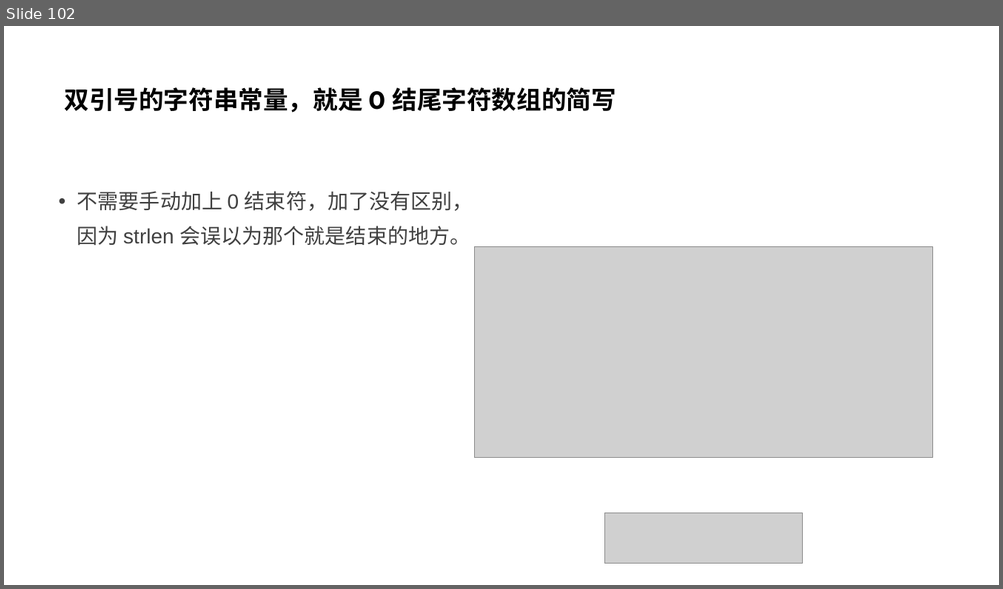
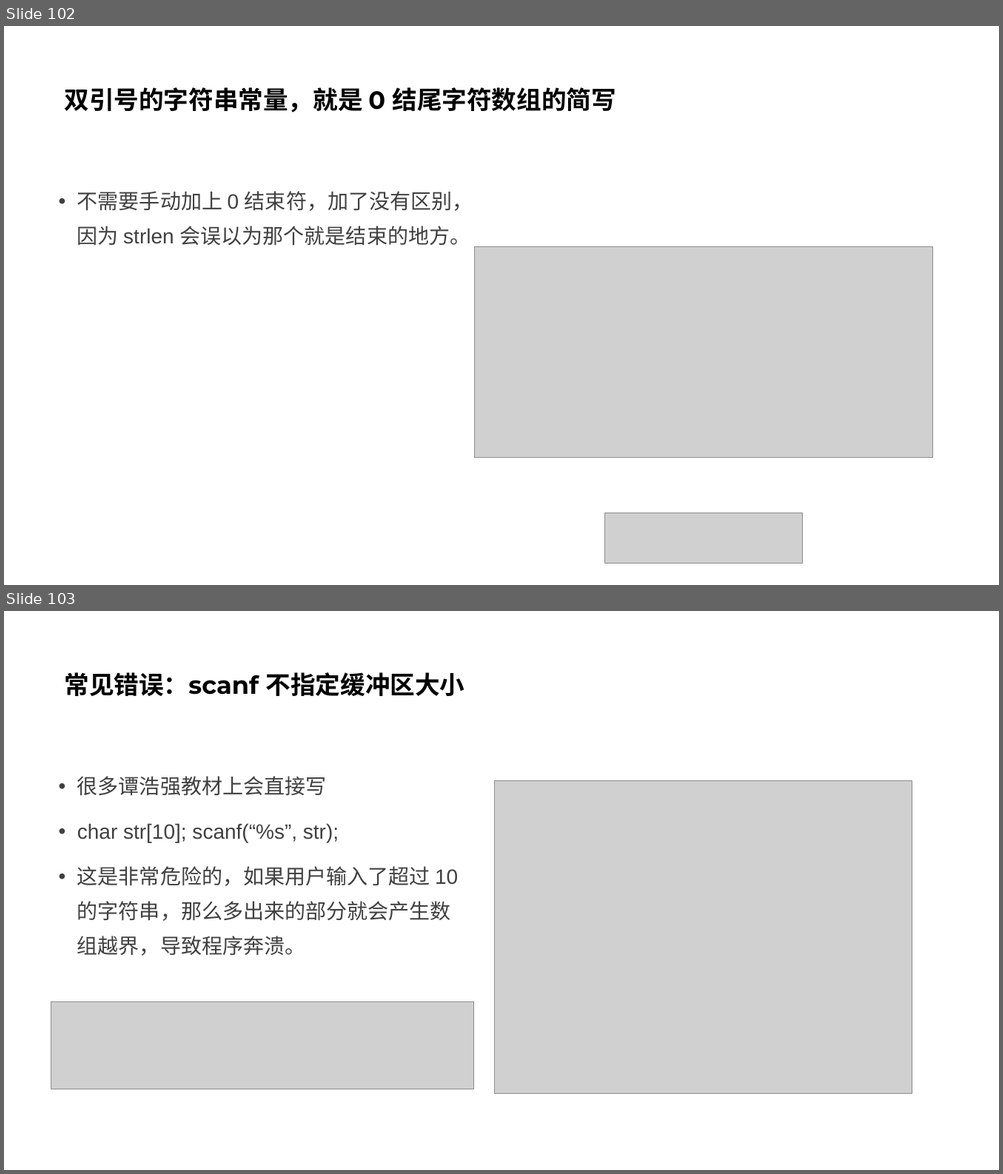
Before and after one commit to parallel101/course, a slide deck: 12/slides.pptx. Shown one above the other, each under a label of ours: slide 102 before the commit, slides 102 and 103 after it. The pictures are 1003x589 and 1003x1174 pixels, drawn with LibreOffice and Linux fonts; fonts in the diff are those of the drawing; grey boxes stand for pictures. Boxes give left, top, right and bottom in pixels: in the first picture for what was removed or moved away, otherwise in the second. Text is boxed around its words. In the diff, an @@ line names an element or a change of style, - is before the commit and + after.

```diff
--- a/12/slides.pptx
+++ b/12/slides.pptx
@@ slide 103 added at [4, 611, 999, 1170], background #FFFFFF @@
@@ title added at [64, 672, 465, 696], 24 pt, text #000000, bold @@
+常见错误：scanf 不指定缓冲区大小
@@ text added at [77, 776, 458, 956], 20 pt, text #404040 @@
+• 很多谭浩强教材上会直接写
+• char str[10]; scanf(“%s”, str);
+• 这是非常危险的，如果用户输入了超过 10 的字符串，那么多出来的部分就会产生数组越界，导致程序奔溃。
@@ picture added at [495, 781, 913, 1093] @@
@@ picture added at [51, 1002, 473, 1090] @@
```
Also in this commit, not shown: 1 slide changed, 3 other slides added, 8 other files.
